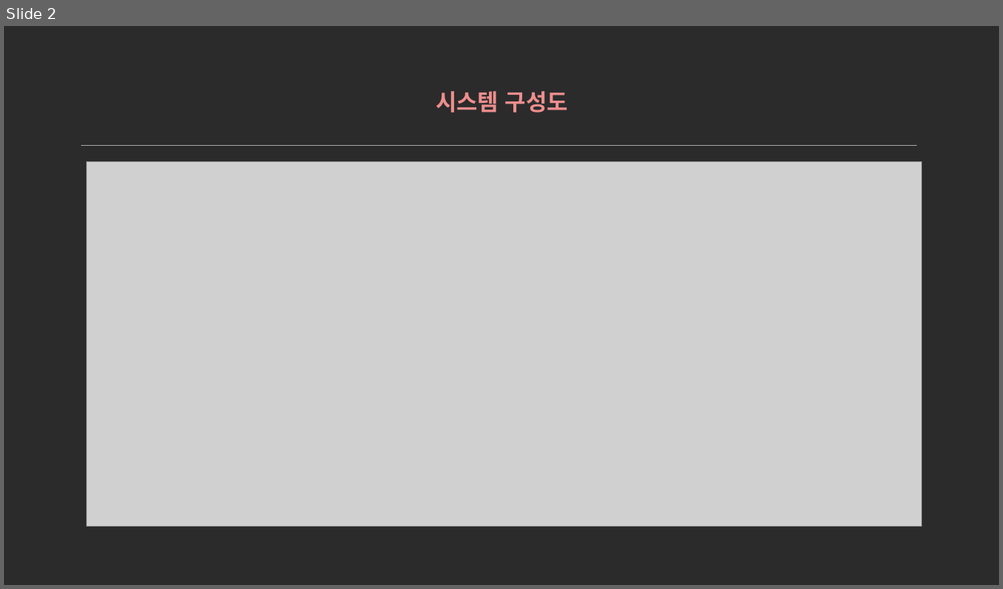
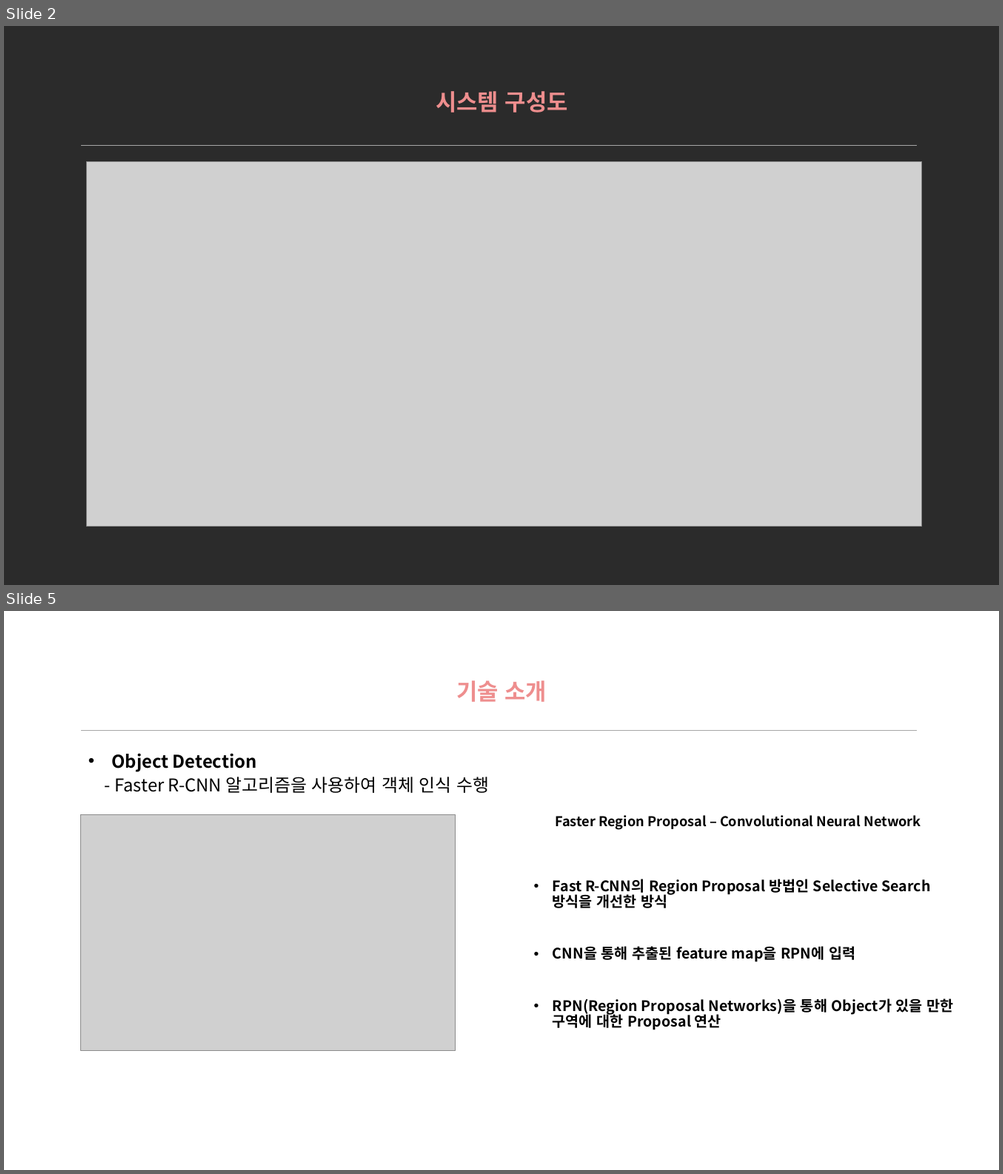
Before and after one commit to jinujeon/ICE_CAP, a slide deck: Docs/최종발표1.pptx. Shown one above the other, each under a label of ours: slide 2 before the commit, slides 2 and 5 after it; the slides between them are not shown. The pictures are 1003x589 and 1003x1174 pixels, drawn with LibreOffice and Linux fonts; fonts in the diff are those of the drawing; grey boxes stand for pictures; background and template pictures are left out; a plain dark background stands for a picture behind light text. Boxes give left, top, right and bottom in pixels: in the first picture for what was removed or moved away, otherwise in the second. Text is boxed around its words. In the diff, an @@ line names an element or a change of style, - is before the commit and + after.

```diff
--- a/Docs/최종발표1.pptx
+++ b/Docs/최종발표1.pptx
@@ slide 5 added at bbox=[4, 611, 999, 1170], background picture (left out) @@
@@ text added at bbox=[456, 681, 546, 702], 22 pt, text #EE8E8E, bold @@
+기술 소개
@@ line added from (81, 730) to (916, 730), #A6A6A6 0.25 pt @@
@@ text added at bbox=[111, 753, 489, 793], 17 pt, text #000000 @@
+• Object Detection
+- Faster R-CNN 알고리즘을 사용하여 객체 인식 수행
@@ picture added at bbox=[81, 815, 455, 1051] @@
@@ text added at bbox=[555, 815, 920, 830], 12.9 pt, text #000000, bold @@
+Faster Region Proposal – Convolutional Neural Network
@@ text added at bbox=[552, 879, 953, 1031], 14 pt, text #000000, bold @@
+• Fast R-CNN의 Region Proposal 방법인 Selective Search 방식을 개선한 방식
+• CNN을 통해 추출된 feature map을 RPN에 입력
+• RPN(Region Proposal Networks)을 통해 Object가 있을 만한 구역에 대한 Proposal 연산
```
Also in this commit, not shown: 1 slide changed, 1 other slide added.
